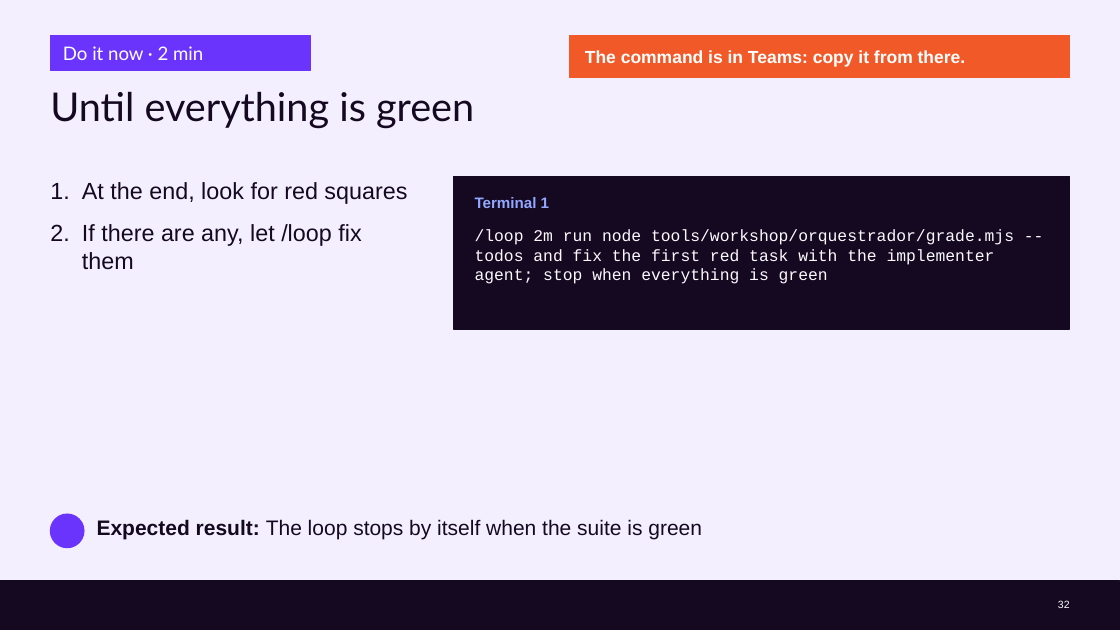
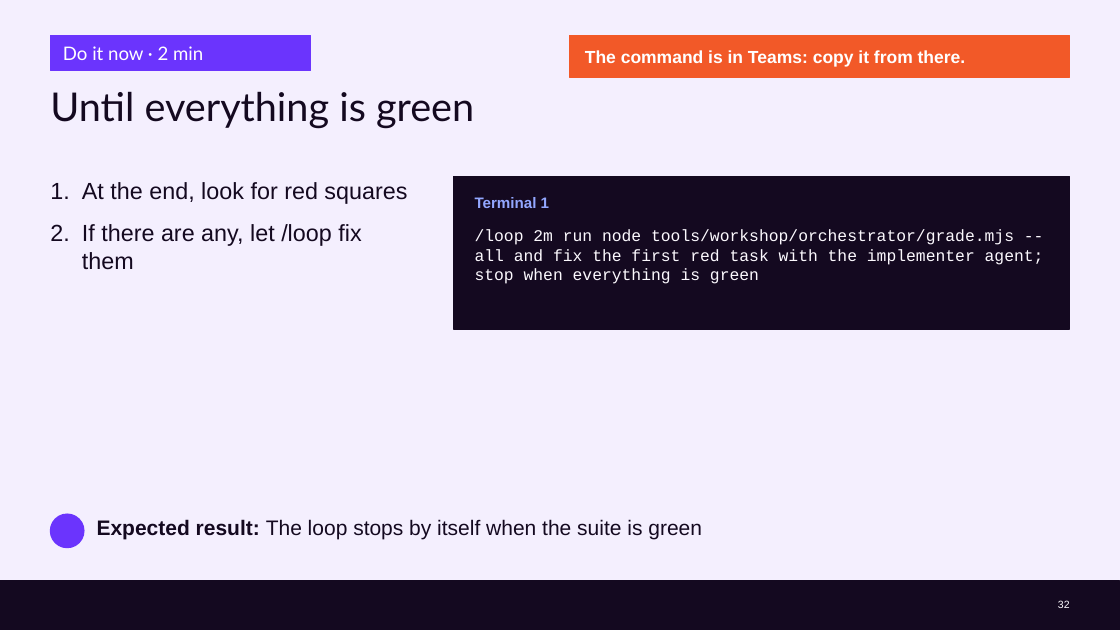
Before and after one commit to cx-guilherme-pinto/workshop-claude, a slide deck: slide 32 of slides/workshop.en.pptx. Drawn at 1120x630 pixels with LibreOffice and Linux fonts; fonts in the diff are those of the drawing; background and template pictures are left out. Boxes give left, top, right and bottom in pixels: in the first picture for what was removed or moved away, otherwise in the second. Text is boxed around its words. In the diff, an @@ line names an element or a change of style, - is before the commit and + after.

```diff
--- a/slides/workshop.en.pptx
+++ b/slides/workshop.en.pptx
@@ text at (475, 229, 1044, 284): text changed @@
-/loop 2m run node tools/workshop/orquestrador/grade.mjs --todos and fix the first red task with the implementer agent; stop when everything is green
+/loop 2m run node tools/workshop/orchestrator/grade.mjs --all and fix the first red task with the implementer agent; stop when everything is green
```
Also in this commit, not shown: 11 other slides changed, 35 other files.
